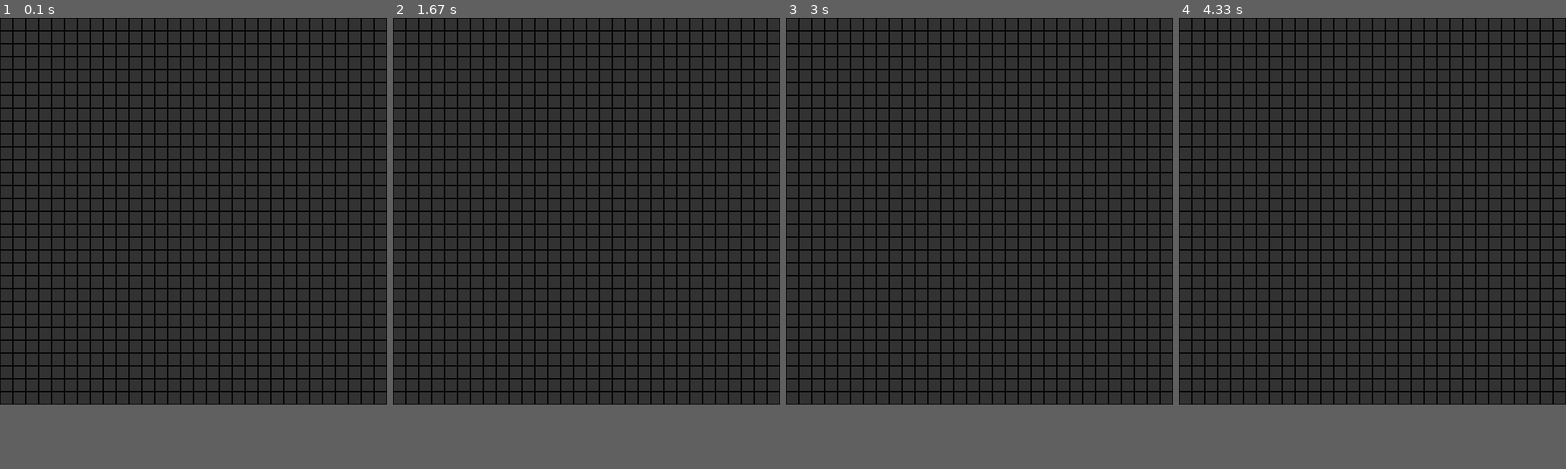
Above: before the commit, frames 1-4 (left to right).
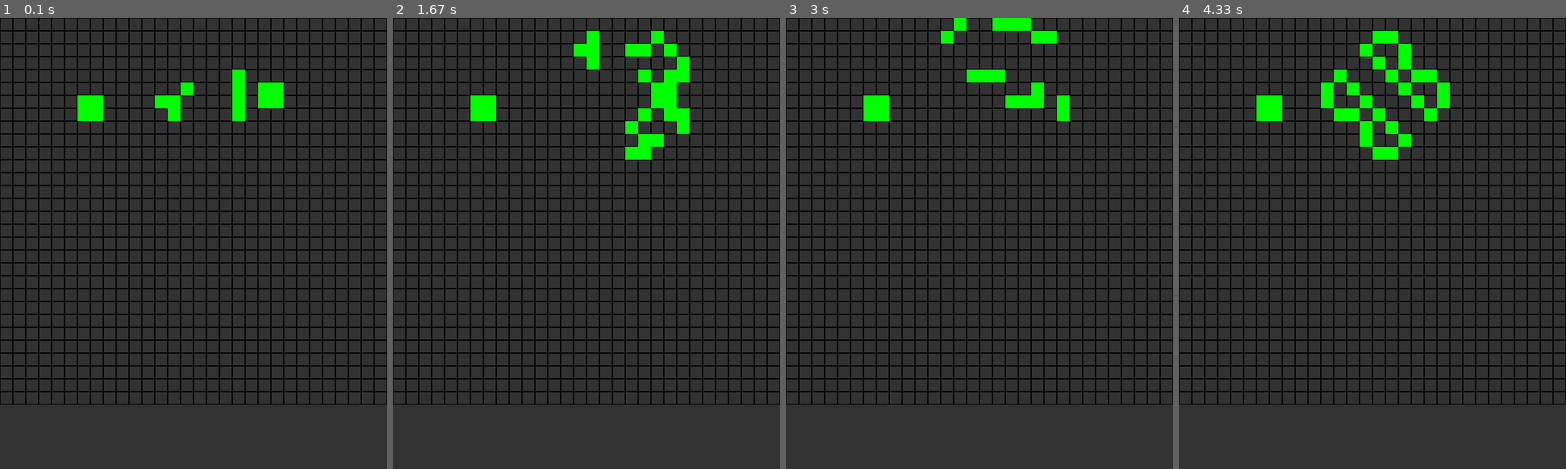
Above: after the commit, the same moments.

Repository: R-C-McDermott/Conway-Game-of-life-PyGame
Game: pygame game, started from main.py
The game is run twice, just before and just after one commit, with the same random seed, the same clock (stepped at 60 frames per second) and the same inputs.
Inputs:
- Up to frame 1 (0.1 s): no input
- Up to frame 2 (1.67 s): no input
- Up to frame 3 (3 s): no input
- Up to frame 4 (4.33 s): no input
The window is 600x600 before the commit and 600x700 after it. Grey fills any space a smaller window leaves; there, only what the larger window draws over its background counts as a difference.

The runs differ from the first frame. In frame 1, 1.5% of the frame differs, in the area x 20-74%, y 11-23%; in frame 2, 2.8%; in frame 3, 1.9%; in frame 4, 3.0%, in the area x 20-70%, y 2-32%.

Commit message:
Basic game mechanics working, need to find more about glider gun solution

Diff:
--- /dev/null
+++ b/grid_class.py
@@ -0,0 +1,41 @@
+# block class
+
+import numpy as np
+from scipy.ndimage import convolve
+
+class Grid:
+    def __init__(self, x_dim, y_dim, block_size, start_conditions):
+        self.x_dim = x_dim # GAME_SURFACE_X
+        self.y_dim = y_dim # GAME_SURFACE_Y
+        self.block_size = block_size
+        self.grid_x_coord = int(self.x_dim / self.block_size)
+        self.grid_y_coord = int(self.y_dim / self.block_size)
+        self.grid_array = start_conditions
+
+
+    def print_array(self):
+        print(self.grid_array)
+
+
+    def convolution_map(self):
+        kernel = np.array([[1, 1, 1],
+                           [1, 0, 1],
+                           [1, 1, 1]])
+
+        c = convolve(self.grid_array, kernel, mode="constant")
+        return c
+
+
+    def next_generation(self):
+        con_map = self.convolution_map()
+
+        for x in range(self.grid_x_coord):
+            for y in range(self.grid_y_coord):
+                if con_map[x, y] > 3:
+                    self.grid_array[x, y] = 0
+                if con_map[x, y] < 2:
+                    self.grid_array[x, y] = 0
+                if con_map[x, y] == 3 and self.grid_array[x, y] == 0:
+                    self.grid_array[x, y] = 1
+                if con_map[x, y] in [2, 3] and self.grid_array[x, y] == 1:
+                    self.grid_array[x, y] = 1
--- a/main.py
+++ b/main.py
@@ -1,41 +1,87 @@
 # Conway's "Game of Life" programmed using the PyGame library v2.0.1 in python 3.6
 
 import pygame
+import grid_class as gr
+import numpy as np
 
 pygame.init()
 
-WIDTH, HEIGHT = 600, 600
+WIDTH, HEIGHT = 600, 700
+BOTTOM_PANEL = 100
+GAME_SURFACE_X, GAME_SURFACE_Y = WIDTH, HEIGHT - BOTTOM_PANEL
 WIN = pygame.display.set_mode((WIDTH, HEIGHT))
 pygame.display.set_caption("Conway's Game of Life")
+BLOCK_SIZE = 20
 BACKGROUND = (50, 50, 50)
 BLOCK_COLOUR = (0, 255, 0)
 BORDER_COLOUR = (0, 0, 255)
 BLACK = (0, 0, 0)
 # GAME_FONT = pygame.font.SysFont('Times New Roman', 30)
-FPS = 60
+FPS = 15
+
+start_conditions = np.zeros((GAME_SURFACE_X // BLOCK_SIZE, GAME_SURFACE_Y // BLOCK_SIZE), dtype=int)
+
+start_conditions[6, 6] = 1
+start_conditions[6, 7] = 1
+start_conditions[7, 6] = 1
+start_conditions[7, 7] = 1
+
+start_conditions[5, 20] = 1
+start_conditions[5, 21] = 1
+start_conditions[6, 20] = 1
+start_conditions[6, 21] = 1
+
+start_conditions[6, 13] = 1
+start_conditions[6, 12] = 1
+start_conditions[7, 13] = 1
+start_conditions[5, 14] = 1
+
+start_conditions[4, 18] = 1
+start_conditions[5, 18] = 1
+start_conditions[6, 18] = 1
+start_conditions[7, 18] = 1
 
 
-def draw_game() -> None:
+
+def get_coords(grid):
+    x_vals = np.where(grid.grid_array == 1)[1]
+    y_vals = np.where(grid.grid_array == 1)[0]
+    coords = []
+    for i in range(len(x_vals)):
+        coords.append((x_vals[i] * BLOCK_SIZE, y_vals[i] * BLOCK_SIZE))
+    return coords
+
+
+def draw_game(grid) -> None:
     WIN.fill(BACKGROUND)
     draw_grid()
+    coords = get_coords(grid)
+    for x, y in coords:
+        pygame.draw.rect(WIN, BLOCK_COLOUR, (x, y, BLOCK_SIZE, BLOCK_SIZE))
+
+    grid.next_generation()
+
     pygame.display.update()
 
 
 def draw_grid() -> None:
-    block_size = 20  # Set the size of the grid block - Ensure it is a multiple of window dimensions
-    for x in range(0, WIDTH, block_size):
-        for y in range(0, HEIGHT, block_size):
-            rect = pygame.Rect(x, y, block_size, block_size)
+    for x in range(0, GAME_SURFACE_X, BLOCK_SIZE):
+        for y in range(0, GAME_SURFACE_Y, BLOCK_SIZE):
+            rect = pygame.Rect(x, y, BLOCK_SIZE, BLOCK_SIZE)
             pygame.draw.rect(WIN, BLACK, rect, 1)
 
 
 def main():
     clock = pygame.time.Clock()
+    grid = gr.Grid(GAME_SURFACE_X, GAME_SURFACE_Y, BLOCK_SIZE, start_conditions)
+    print()
     run = True
     while run:
         clock.tick(FPS)
 
-        draw_game()
+        draw_game(grid)
+        #x, y = pygame.mouse.get_pos()
+        #print(x, y)
 
         for event in pygame.event.get():
             if event.type == pygame.QUIT:
